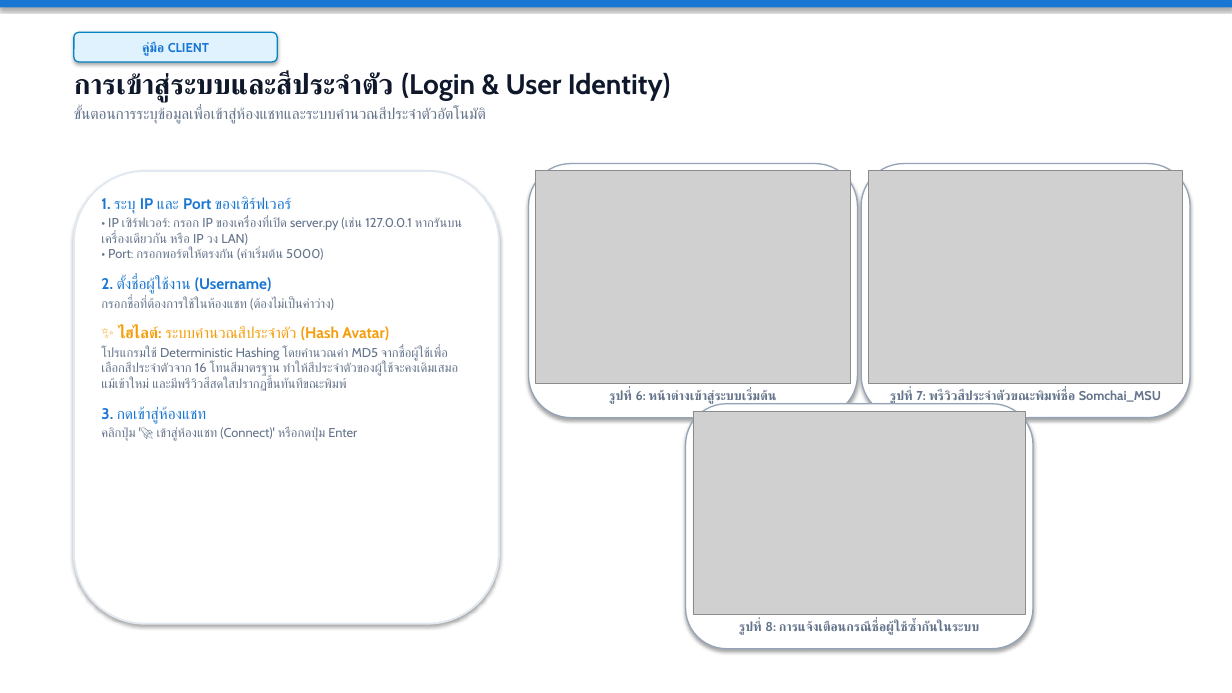
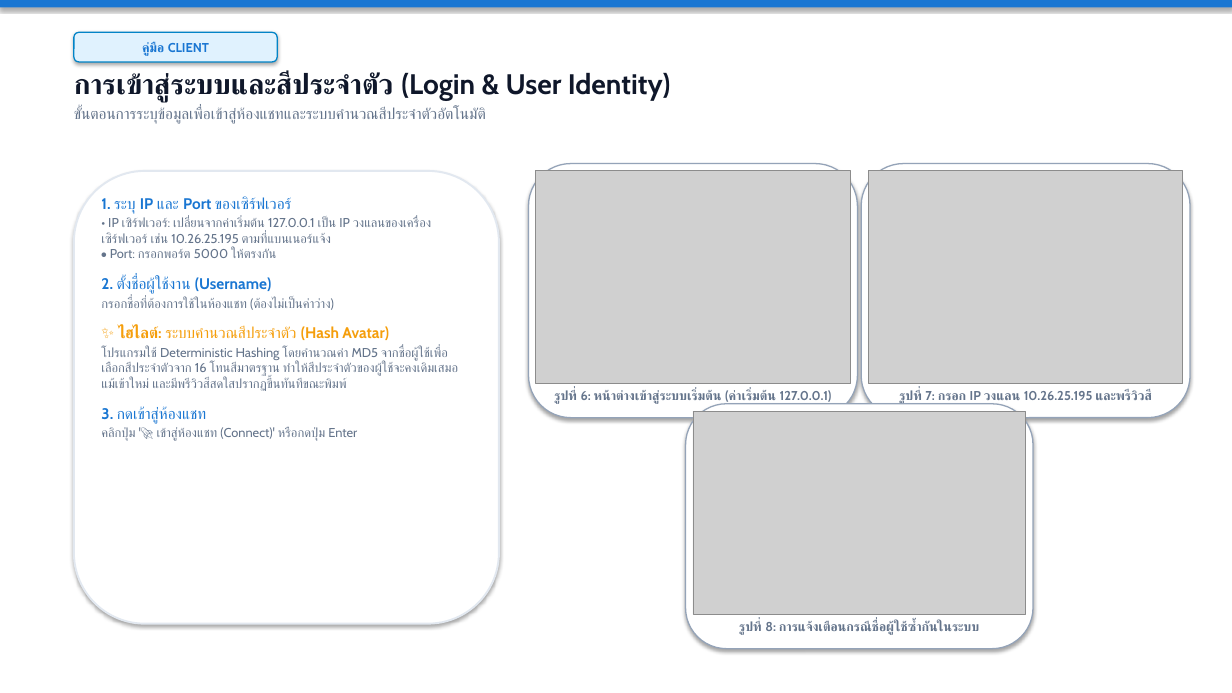
Before and after one commit to jetsada117/network-chat-project, a slide deck: slide 5 of Chat_Application_Manual.pptx (slide 8 before the commit). Drawn at 1232x693 pixels with LibreOffice and Linux fonts; fonts in the diff are those of the drawing; grey boxes stand for pictures. Boxes give left, top, right and bottom in pixels: in the first picture for what was removed or moved away, otherwise in the second. Text is boxed around its words. In the diff, an @@ line names an element or a change of style, - is before the commit and + after.

```diff
--- a/Chat_Application_Manual.pptx
+++ b/Chat_Application_Manual.pptx
@@ text at [101, 217, 431, 258]: text changed @@
-• IP เซิร์ฟเวอร์: กรอก IP ของเครื่องที่เปิด server.py (เช่น 127.0.0.1 หากรันบนเครื่องเดียวกัน หรือ IP วง LAN)
-• Port: กรอกพอร์ตให้ตรงกัน (ค่าเริ่มต้น 5000)
+• IP เซิร์ฟเวอร์: เปลี่ยนจากค่าเริ่มต้น 127.0.0.1 เป็น IP วงแลนของเครื่องเซิร์ฟเวอร์ เช่น 10.26.25.195 ตามที่แบนเนอร์แจ้ง
+• Port: กรอกพอร์ต 5000 ให้ตรงกัน
@@ text at [554, 389, 832, 404]: text changed @@
-รูปที่ 6: หน้าต่างเข้าสู่ระบบเริ่มต้น
+รูปที่ 6: หน้าต่างเข้าสู่ระบบเริ่มต้น (ค่าเริ่มต้น 127.0.0.1)
@@ text at [899, 389, 1151, 404]: text changed @@
-รูปที่ 7: พรีวิวสีประจำตัวขณะพิมพ์ชื่อ Somchai_MSU
+รูปที่ 7: กรอก IP วงแลน 10.26.25.195 และพรีวิวสี
```
Also in this commit, not shown: 8 other slides changed, 5 slides removed, 22 other files.
